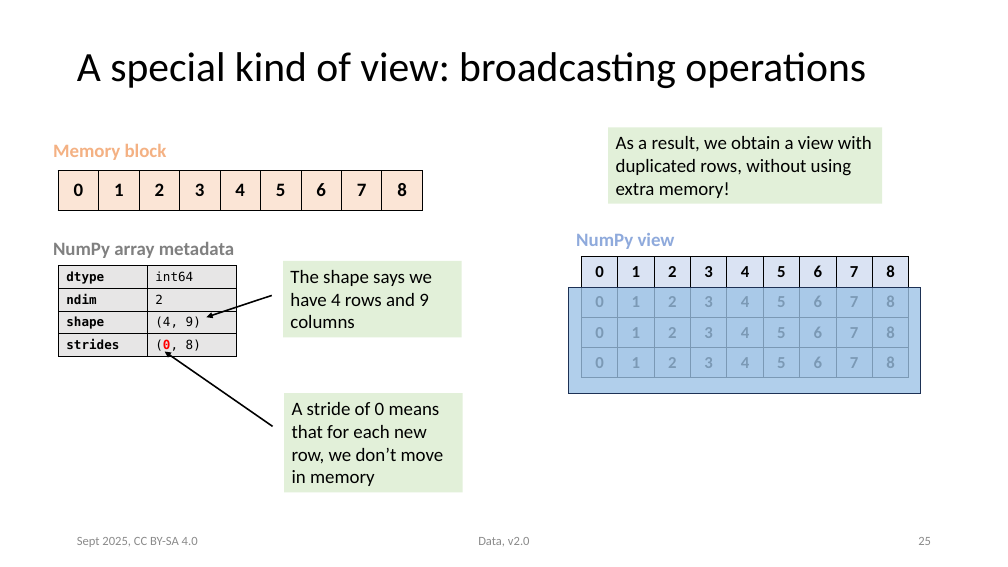
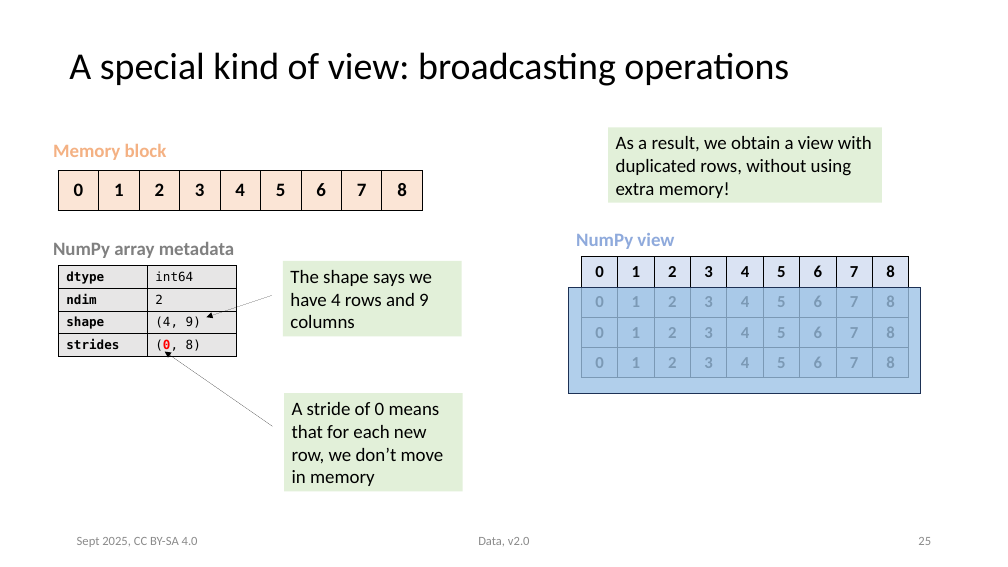
Before and after one commit to victoris93/data_class, a slide deck: slide 25 of numpy.pptx. Drawn at 1008x567 pixels with LibreOffice and Linux fonts; fonts in the diff are those of the drawing. Boxes give left, top, right and bottom in pixels: in the first picture for what was removed or moved away, otherwise in the second. Text is boxed around its words. In the diff, an @@ line names an element or a change of style, - is before the commit and + after.

```diff
--- a/numpy.pptx
+++ b/numpy.pptx
@@ title "A special kind of view: ..." at (69,52,789,86): size 39.6 to 36.1 pt @@
@@ table at (59,265,237,357) @@
@@ borders changed @@
@@ arrow (272, 296) - (206, 318): stroke #000000 1.5 pt to #000000 0.75 pt @@
@@ arrow (273, 426) - (165, 352): stroke #000000 1.5 pt to #000000 0.75 pt @@
```
Also in this commit, not shown: 32 other slides changed, 2 other files.
